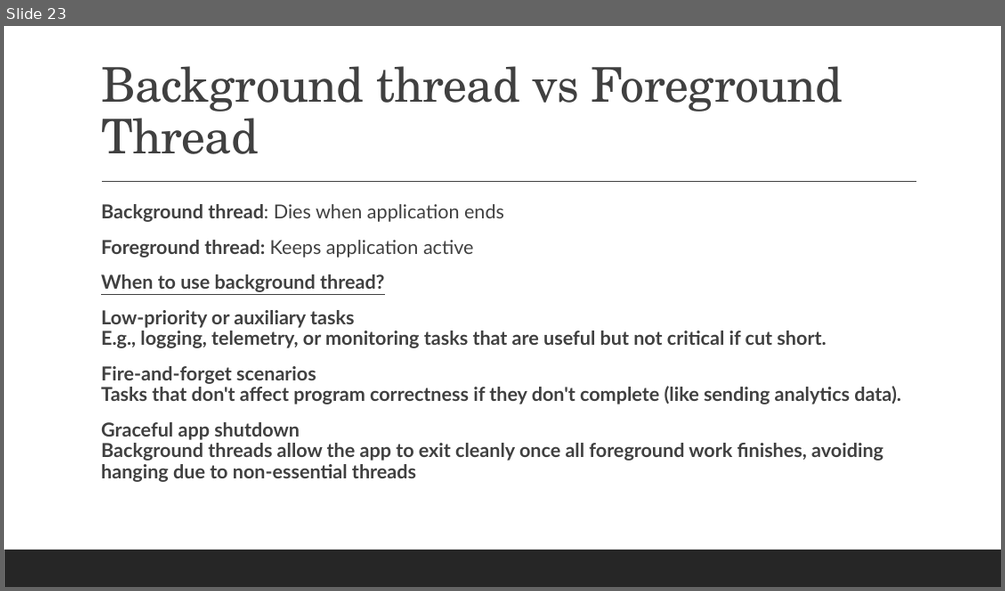
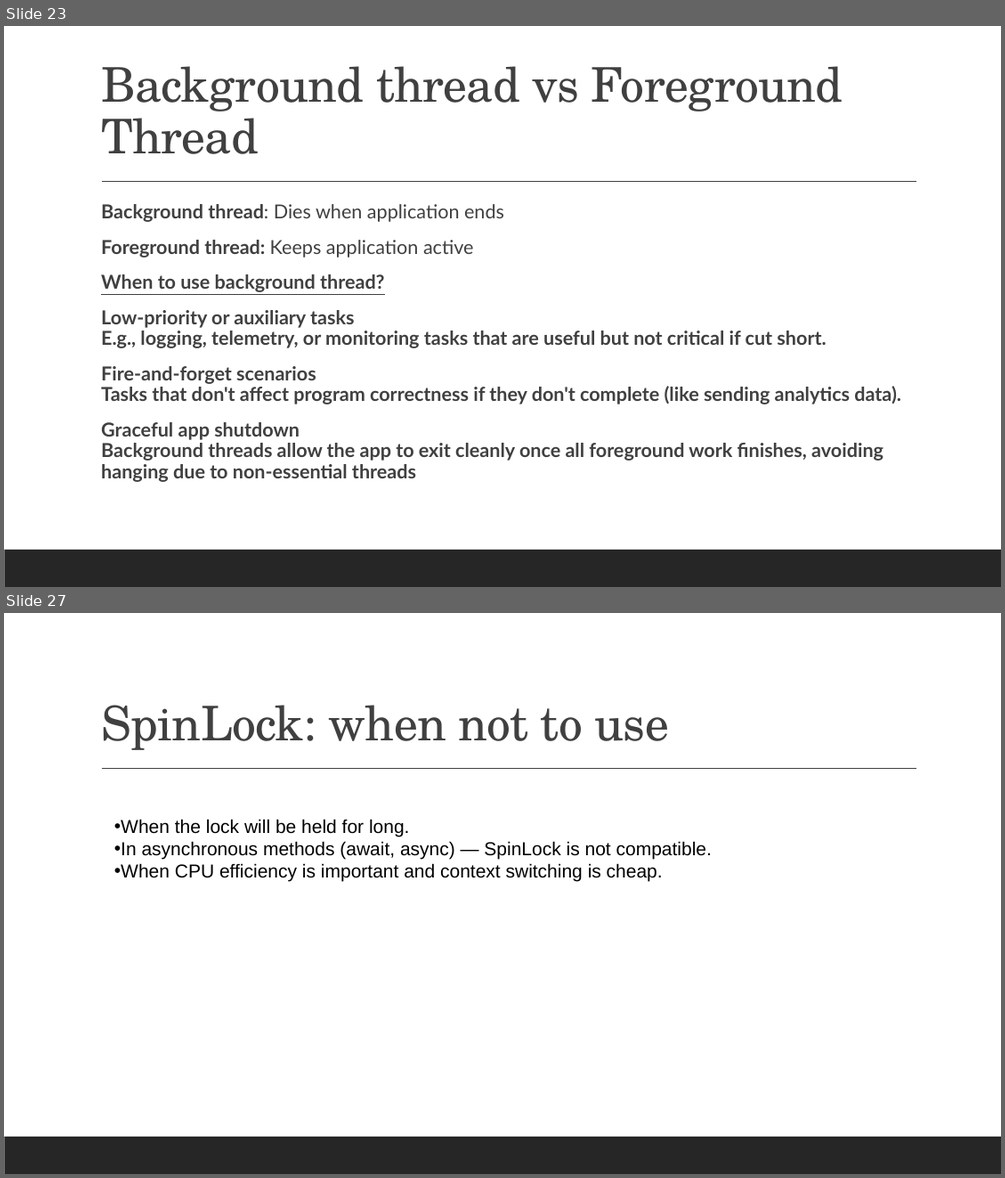
Before and after one commit to bhushanpoojary/MultiThreadingDotNet, a slide deck: PPT/Mastering Multithreading in DotNet.pptx. Shown one above the other, each under a label of ours: slide 23 before the commit, slides 23 and 27 after it; the slides between them are not shown. The pictures are 1005x591 and 1005x1178 pixels, drawn with LibreOffice and Linux fonts; fonts in the diff are those of the drawing. Boxes give left, top, right and bottom in pixels: in the first picture for what was removed or moved away, otherwise in the second. Text is boxed around its words. In the diff, an @@ line names an element or a change of style, - is before the commit and + after.

Commit message:
Added spin lock

```diff
--- a/PPT/Mastering Multithreading in DotNet.pptx
+++ b/PPT/Mastering Multithreading in DotNet.pptx
@@ slide 27 added at box(4, 613, 1001, 1174), background #FFFFFF; not listed: 2 template elements that a slide beside it also shows @@
@@ title added at box(101, 705, 669, 750), 46 pt, text #404040 @@
+SpinLock: when not to use
@@ text added at box(114, 819, 712, 882), 18 pt, text #000000 @@
+• When the lock will be held for long.
+• In asynchronous methods (await, async) — SpinLock is not compatible.
+• When CPU efficiency is important and context switching is cheap.
```
Also in this commit, not shown: 3 other slides added, 7 other files.
